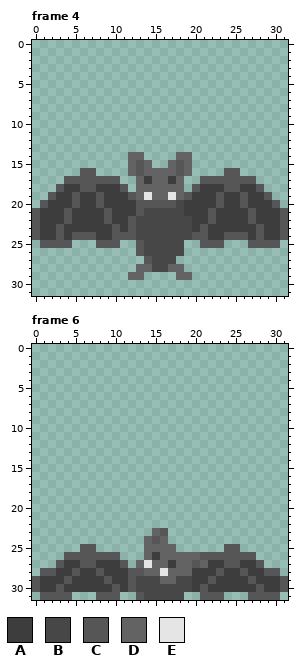
Edited in one commit: pixel-art file (Roguelike TBS/Assets/Sprites/Aseprite Files/BatDeath.ase). The first picture shows the starting point.
32x32 pixels, 6 frames. Colours within 5 levels of each other are drawn and written as one. Shown: frame 4, frame 6. The commit also changed other frames, which this record leaves out.
Visible layers, top first: "Head", "Body", "Wings", "Feet".
Palette (. is transparent): A #3d3d3d  B #474747  C #565656  D #636363  E #e5e5e5
Pixels before, frame 4, first column x 0:
14 ............DD....DD............
15 ............DCD..DCD............
16 ......CC....DCDDDDCD....CC......
17 ....CCCCCCC..DADDAD..CCCCCCC....
18 ...CAACCAAAC.DDDDDD.CAAACCAAC...
19 ..CAACAACAAACDEDDEDCAAACAACAAC..
20 .CAAACAACAAAACCCCCBAAAACAACAAAC.
21 CAAACAAAACAAACBBBBBAAACAAAACAAAC
22 CAAACAAAACAACBBBBBBBAACAAAACAAAC
23 CAACAAAAAACACBBBBBBBACAAAAAACAAC
24 CAACACCCAACCCBBBBBBBCCAACCCACAAC
25 .CCCC...CCC..CBBBBB..CCC...CCCC.
26 .............CBBBBB.............
27 ..............CBBB..............
28 .............DDBBDD.............
29 ............DD....DD............
Pixels before, frame 6, first column x 0:
23 ...............DC...............
24 ..............DCD...............
25 ......CC......DDDD......CC......
26 ....CCCCCCC...DADDDDDCCCCCCC....
27 ...CAACCAAAC.DEDDADDCDAACCAAC...
28 .CCAACAACAAACCDDEDDDAAACAACAACC.
29 CAAACAAAACAACBBBDDBBAACAAAACAAAC
30 CAACAAAAAACACBBBBBBBACAAAAAACAAC
31 .CCCC...CCC..CBBBBB..CCC...CCCC.
The same view after the edit:
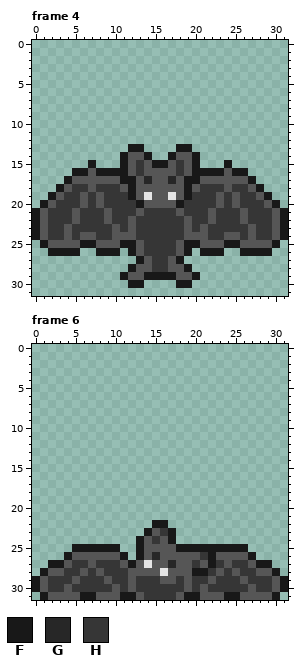
Colours new in this view: F #181818  G #272727  H #363636
The edit:
Changed rows in their new state; - is an unchanged pixel.
Frame 4:
first column x 0:
13 ------------FF----FF------------
14 -----------FCCF--FCCF-----------
15 -------F---FCHCFFCHCF---F-------
16 -----FF-FFFFCHCCCCHCFFFF-FF-----
17 ----F------FFCGCCGCFF------F----
18 ---FCHH-HHH-FCCCCCCF-HHH-HHCF---
19 --FCHHCH-HHHFC-CC-CFHHH-HCHHCF--
20 -FCHHHCH-HHHHF----FHHHH-HCHHHCF-
21 FCHHHCHHH-HHH-HHHHCHHH-HHHCHHHCF
22 FCHHHCHHH-HH-HHHHHHCHH-HHHCHHHCF
23 FCHHCHHHHH-H-HHHHHHCH-HHHHHCHHCF
24 FCHHCH--HH---HHHHHHC--HH--HCHHCF
25 -F---CFF---FF-HHHHCFF---FFC---F-
26 --FFFF--FFF-F-HHHHCF-FFF--FFFF--
27 -------------F-HHCF-------------
28 ------------FCCHHCCF------------
29 -----------FCCFFFFCCF-----------
30 ------------FF----FF------------
Frame 6, layers "Head", "Body", "Wings":
first column x 0:
22 ---------------FF---------------
23 --------------FCHF--------------
24 -------------FCHCF--------------
25 -----FFFFFF--FCCCCFFFFFFFFF-----
26 ----F------F-FCGCCCCCHF----F----
27 --FFCHH-HHH-FC-CCGCCHCFH-HHCFF--
28 -F-CHHCH-HHH--CC-CCCFFH-HCHHC-F-
29 FCHHHCHHH-HH-HHHCCHCHH-HHHCHHHCF
30 FCHHCHHHHH-H-HHHHHHCH-HHHHHCHHCF
31 -F---CFF---FF-HHHHCFF---FFC---F-
Where, in picture pixels (left, top, right, bottom), the same in both pictures:
changed: (32, 144, 288, 288)
changed: (32, 520, 288, 600)
